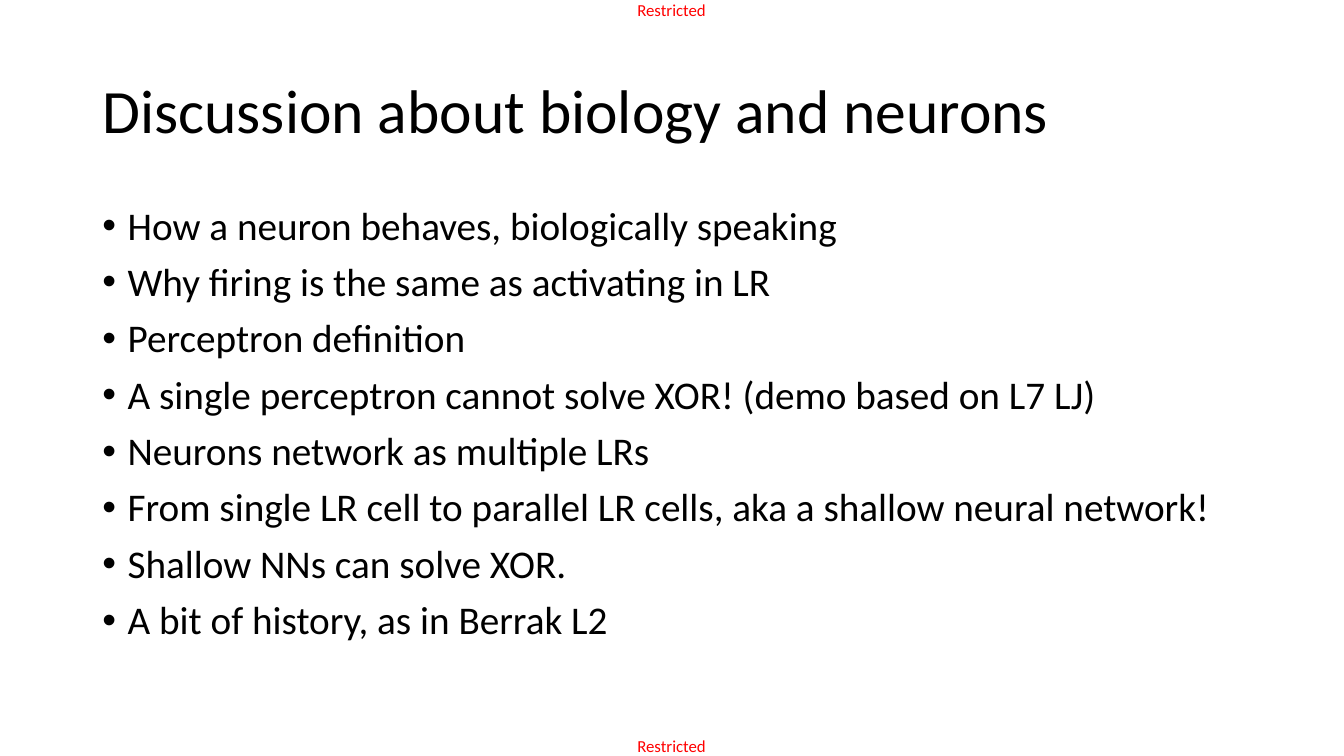
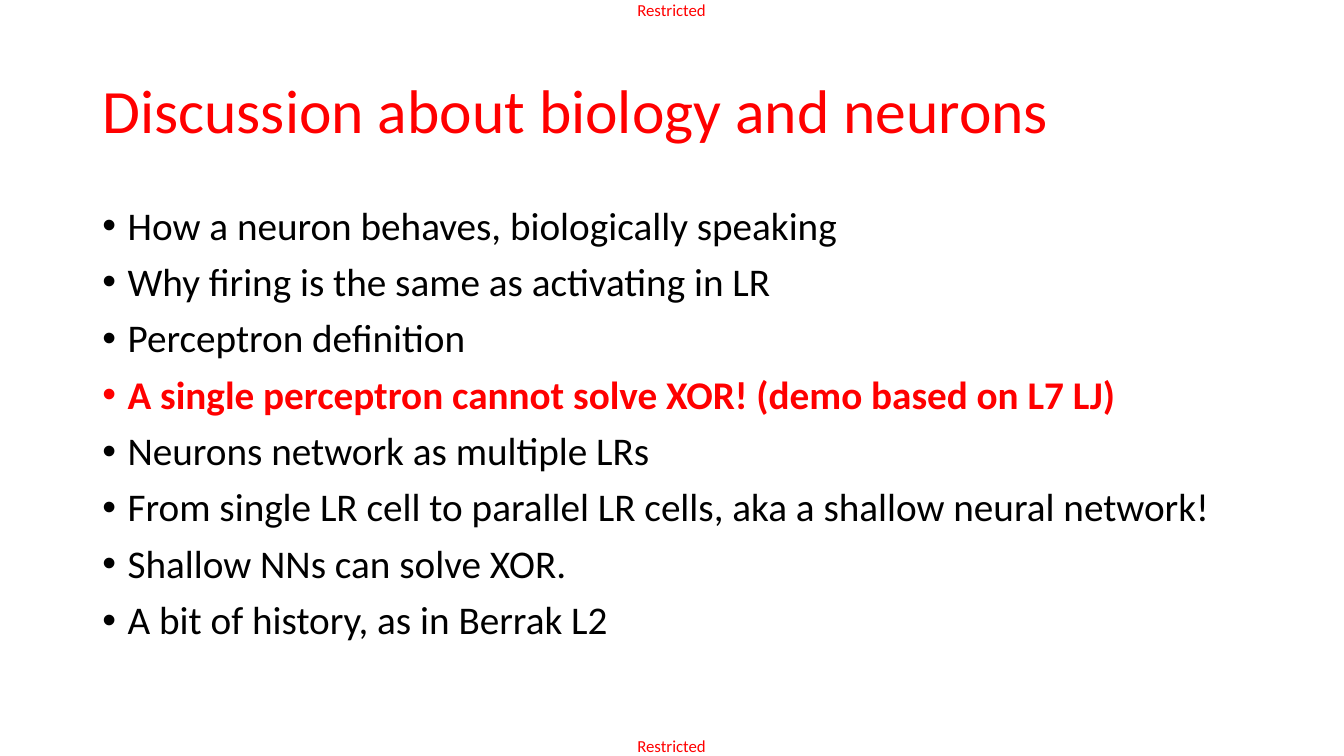
Before and after one commit to matthieudemari/SUTD_DL_50_039, a slide deck: slide 27 of Org.pptx. Drawn at 1344x756 pixels with LibreOffice and Linux fonts; fonts in the diff are those of the drawing. Boxes give left, top, right and bottom in pixels: in the first picture for what was removed or moved away, otherwise in the second. Text is boxed around its words. In the diff, an @@ line names an element or a change of style, - is before the commit and + after.

```diff
--- a/Org.pptx
+++ b/Org.pptx
@@ title "Discussion about biology and neurons" at (x1=102, y1=90, x2=1048, y2=144): text colour #000000 to #FF0000 @@
@@ text at (x1=128, y1=380, x2=1115, y2=416): text colour #000000 to #FF0000, bold on in "A single perceptron cannot solve XOR! (demo ..." @@
```
Also in this commit, not shown: 38 other slides changed, 2 other files.
